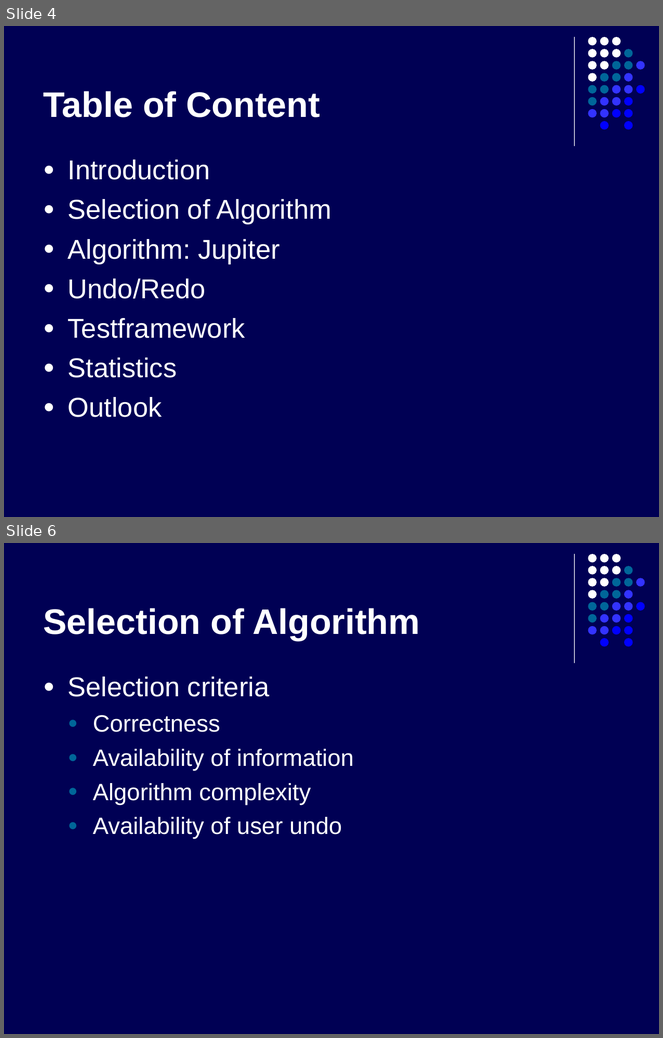
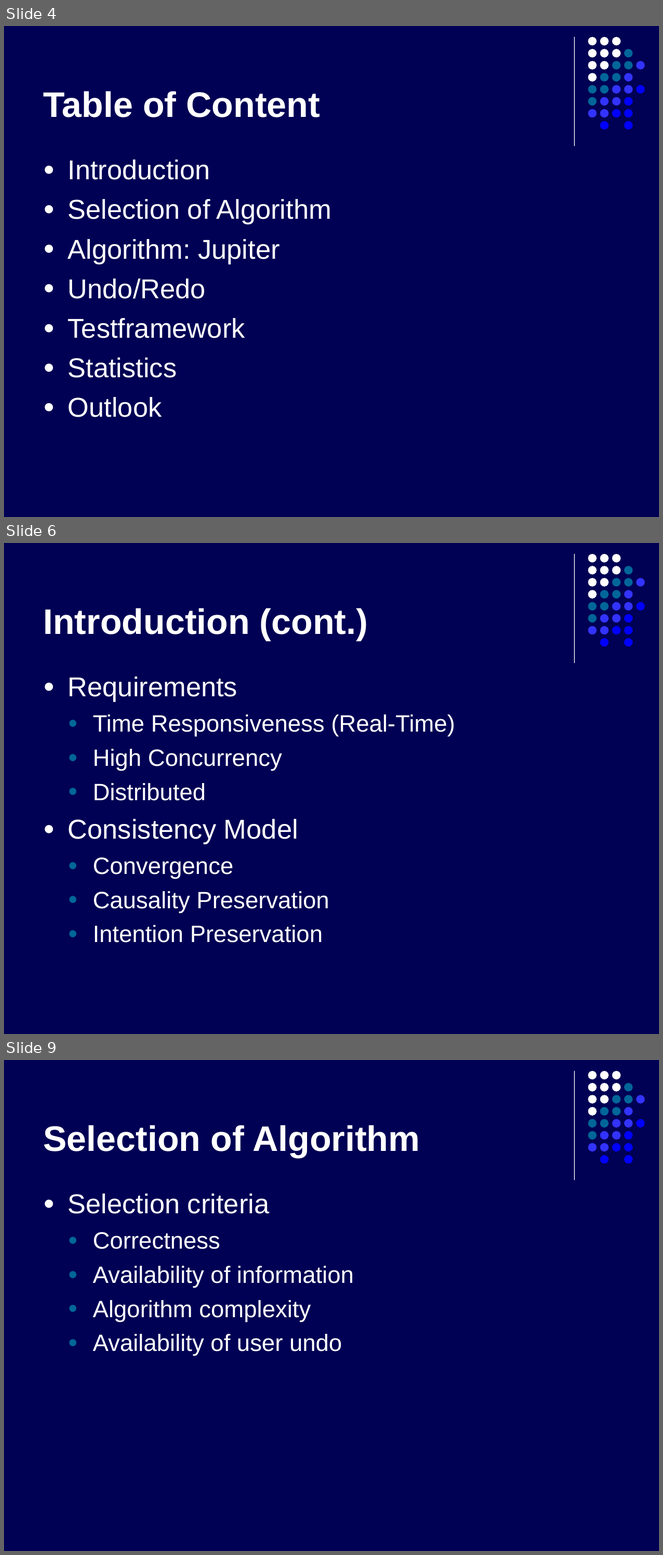
Before and after one commit to kyanha/ace, a slide deck: ace/trunk/doc/presentation/presentation.ppt. Shown one above the other, each under a label of ours: slides 4 and 6 before the commit, slides 4, 6 and 9 after it; the slides between them are not shown. The pictures are 663x1038 and 663x1555 pixels, drawn with LibreOffice and Linux fonts; fonts in the diff are those of the drawing. Boxes give left, top, right and bottom in pixels: in the first picture for what was removed or moved away, otherwise in the second. Text is boxed around its words. In the diff, an @@ line names an element or a change of style, - is before the commit and + after.

Commit message:
added undo and intro stuff

```diff
--- a/ace/trunk/doc/presentation/presentation.ppt
+++ b/ace/trunk/doc/presentation/presentation.ppt
@@ slide 6 added at <box>4,543,659,1034</box>, background #000054; not listed: 32 template elements that a slide beside it also shows @@
@@ title added at <box>43,608,368,640</box>, 39 pt, text #FFFFFF, bold @@
+Introduction (cont.)
@@ text added at <box>68,677,455,943</box>, 26 pt, text #FFFFFF @@
+● Requirements
+  ● Time Responsiveness (Real-Time)
+  ● High Concurrency
+  ● Distributed
+● Consistency Model
+  ● Convergence
+  ● Causality Preservation
+  ● Intention Preservation
@@ what was slide 6 is now slide 9 @@
```
Also in this commit, not shown: 4 other slides added, 2 slides removed.
